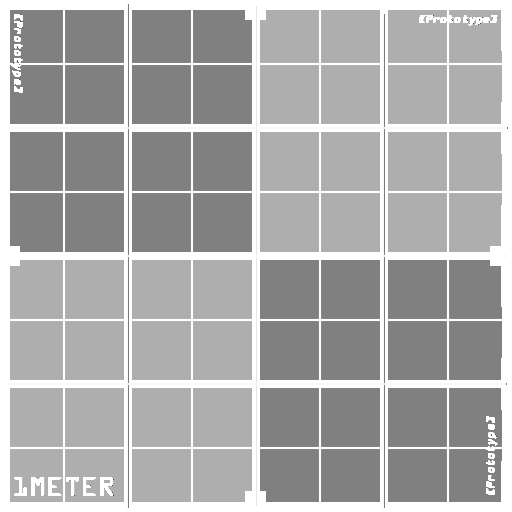
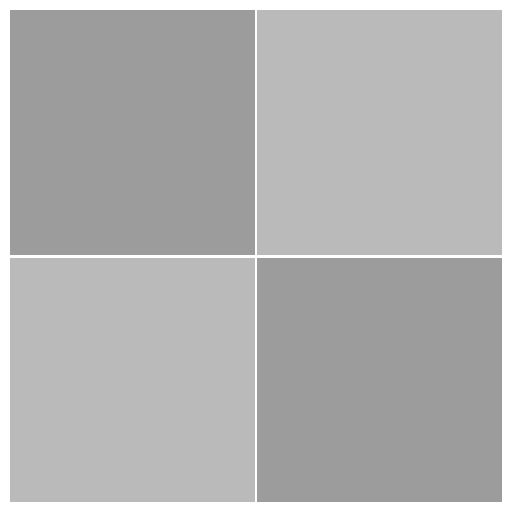
Revision of a layered 512x512 image; what changed, layer by layer:
added layer "Group 3 copy" above "Group 3" over 4, 4, 508, 508
moved "Levels 1 copy" into group "Group 3" over 4, 4, 508, 508
moved "Levels 1" into group "Group 3" over 4, 4, 508, 508
moved "Rectangle 1 copy 4" into group "Group 3" over 4, 4, 508, 508
moved "Gray_A copy" into group "Group 3" over 256, 6, 508, 256
moved "Gray_A" into group "Group 3" over 4, 256, 256, 508
moved "Gray_B copy" into group "Group 3" over 256, 256, 507, 508
moved "Gray_B" into group "Group 3" over 4, 4, 256, 256
moved "Color Fill 1" into group "Group 3" over 4, 4, 508, 508
